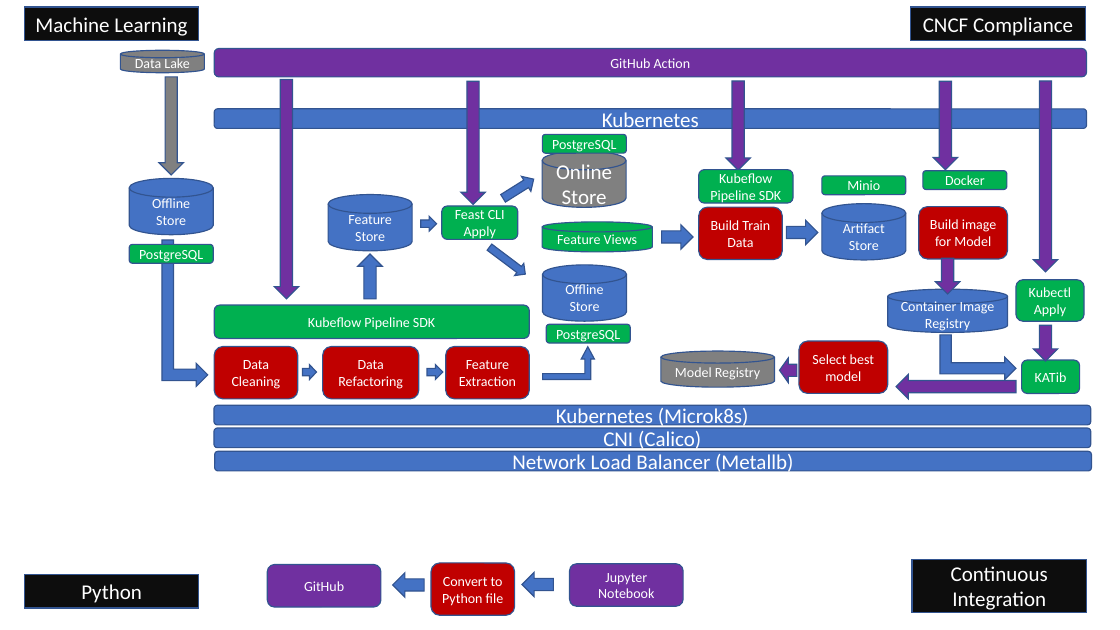
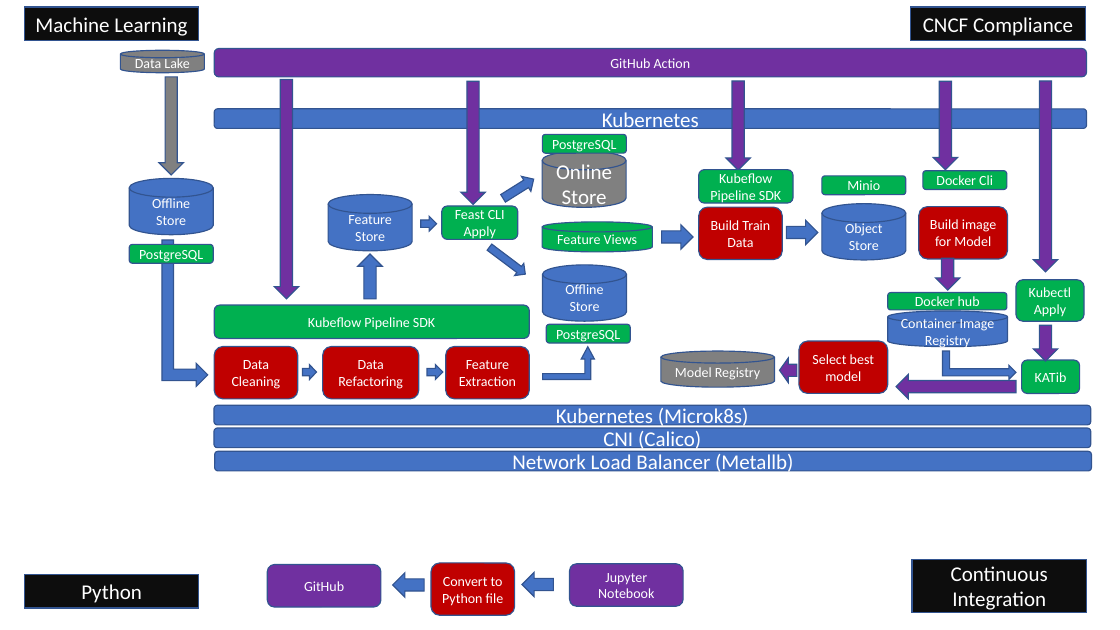
Before and after one commit to majinet/ml_workflow, a slide deck: slide 2 of Overall_Arch.pptx. Drawn at 1120x630 pixels with LibreOffice and Linux fonts; fonts in the diff are those of the drawing. Boxes give left, top, right and bottom in pixels: in the first picture for what was removed or moved away, otherwise in the second. Text is boxed around its words. In the diff, an @@ line names an element or a change of style, - is before the commit and + after.

Commit message:
First verion of Overall CI Arch

```diff
--- a/Overall_Arch.pptx
+++ b/Overall_Arch.pptx
@@ text in rounded rectangle at <box>936,175,993,185</box>: text changed @@
-Docker
+Docker Cli
@@ text in cylinder at <box>845,221,882,250</box>: text changed @@
-Artifact Store
+Object Store
@@ down arrow: place and size @@
-down arrow at <box>936,258,960,294</box>
+down arrow at <box>936,258,960,290</box>
@@ rounded rectangle added at <box>888,292,1007,310</box>, fill #00B050, outline #325491 1 pt, 12 pt, text #FFFFFF @@
+Docker hub
@@ cylinder "Container Image Registry": place and size @@
-cylinder "Container Image Registry" at <box>888,289,1008,333</box>
+cylinder "Container Image Registry" at <box>888,311,1008,347</box>
@@ bent up arrow: place and size @@
-bent up arrow at <box>941,335,1016,379</box>
+bent up arrow at <box>943,351,1016,379</box>
```
